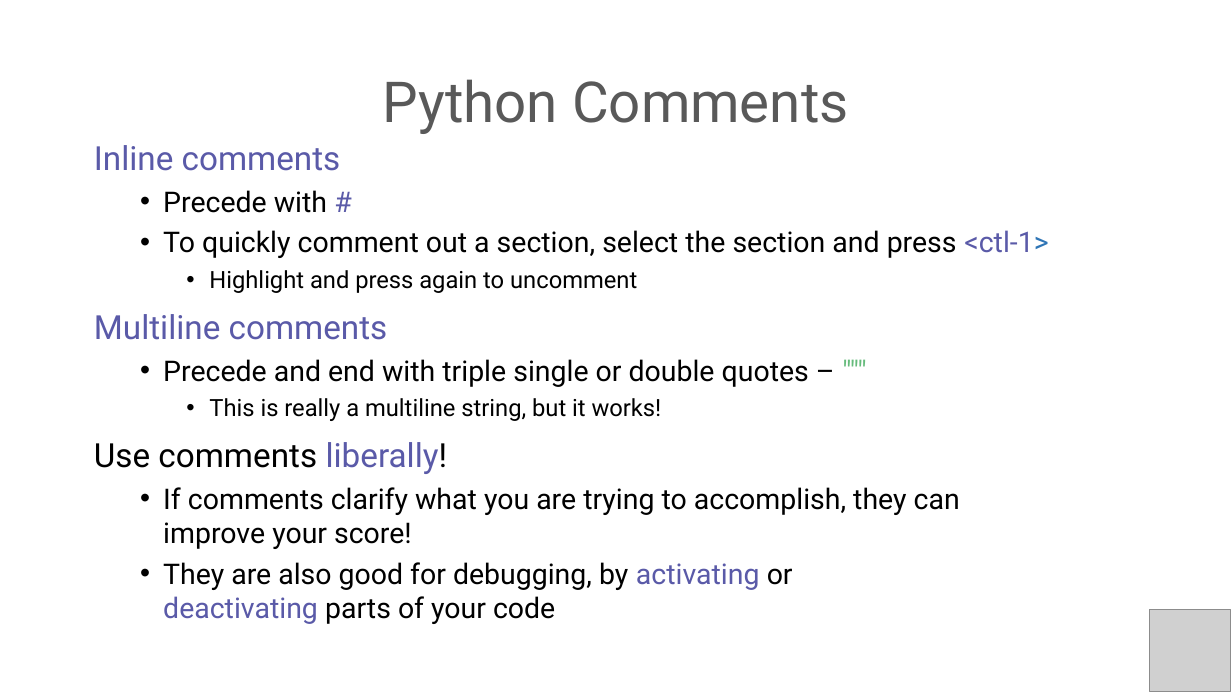
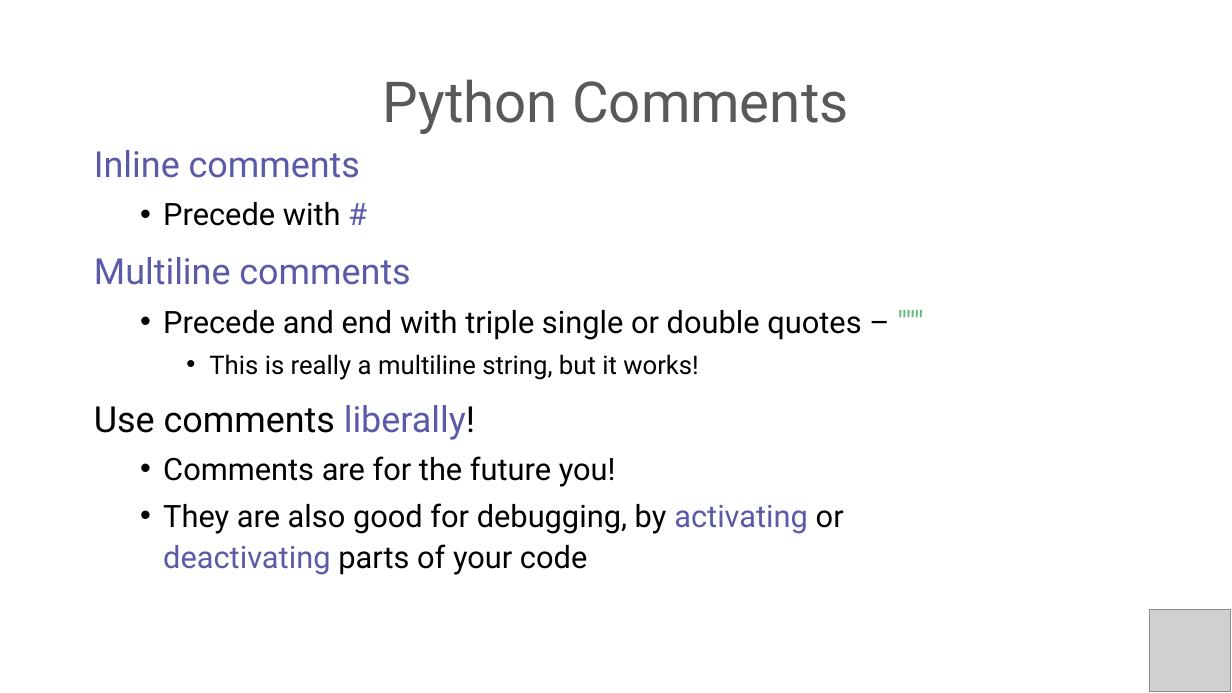
Before and after one commit to PracticumAI/python, a slide deck: slide 19 of presentations/02_variables.pptx (slide 20 before the commit). Drawn at 1232x693 pixels with LibreOffice and Linux fonts; fonts in the diff are those of the drawing; grey boxes stand for pictures. Boxes give left, top, right and bottom in pixels: in the first picture for what was removed or moved away, otherwise in the second. Text is boxed around its words. In the diff, an @@ line names an element or a change of style, - is before the commit and + after.

```diff
--- a/presentations/02_variables.pptx
+++ b/presentations/02_variables.pptx
@@ text at [94, 150, 861, 575]: size 25.9 to 28 pt in "Inline comments", "Multiline comments", "Use comments liberally!"; size 22.2 to 24 pt in "Precede with #", "Precede and end with triple single or ...", "They are also good for debugging, by ..."; size 18.5 to 20 pt in "This is really a multiline string, but ..."; line spacing 1 to 1.1 @@
@@ text at [163, 230, 1048, 293]: paragraphs removed @@
-  • To quickly comment out a section, select the section and press <ctl-1>
-    • Highlight and press again to uncomment
@@ text at [163, 456, 616, 487]: text changed; size 22.2 to 24 pt @@
-  • If comments clarify what you are trying to accomplish, they can
-    improve your score!
+  • Comments are for the future you!
```
Also in this commit, not shown: 1 slide added, 1 other file.
